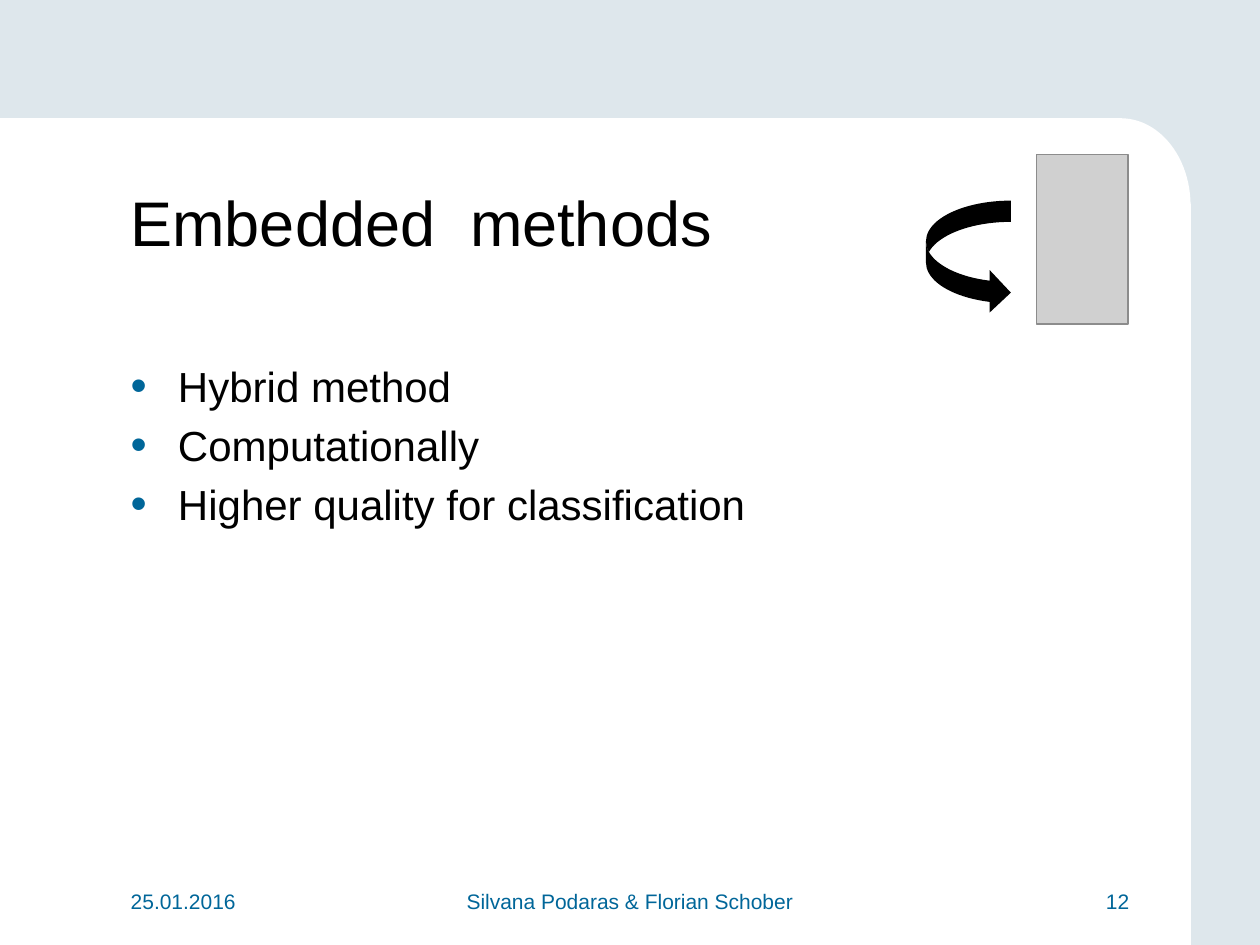
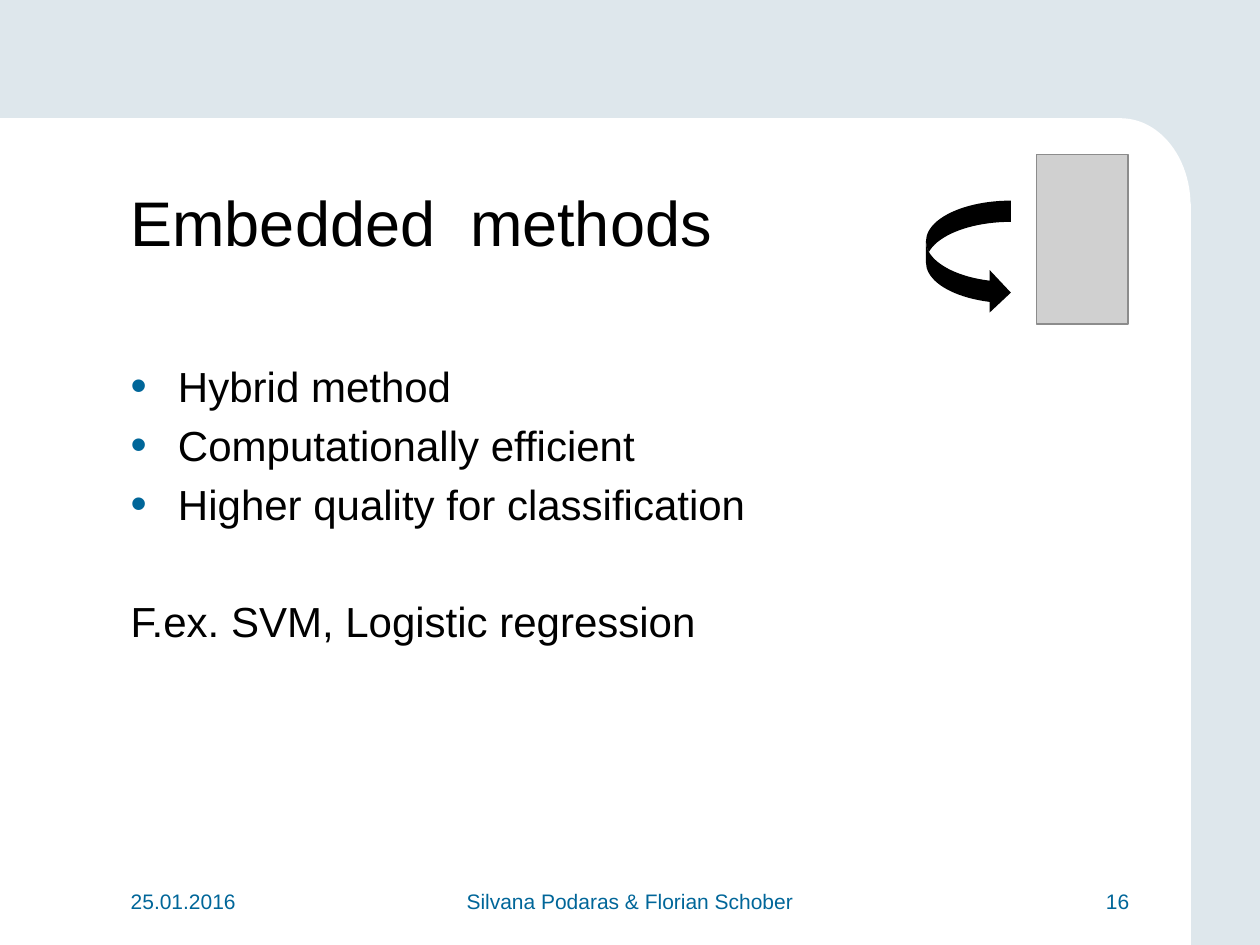
Before and after one commit to teretrus/VisSeminar, a slide deck: slide 16 of presentation/Presentation.pptx (slide 12 before the commit). Drawn at 1260x945 pixels with LibreOffice and Linux fonts; fonts in the diff are those of the drawing; grey boxes stand for pictures; background and template pictures are left out. Boxes give left, top, right and bottom in pixels: in the first picture for what was removed or moved away, otherwise in the second. Text is boxed around its words. In the diff, an @@ line names an element or a change of style, - is before the commit and + after.

```diff
--- a/presentation/Presentation.pptx
+++ b/presentation/Presentation.pptx
@@ text at bbox=[178, 430, 635, 469]: text changed @@
-• Computationally
+• Computationally efficient
@@ text at bbox=[131, 606, 695, 646]: paragraph added @@
+F.ex. SVM, Logistic regression
@@ page number at bbox=[1106, 894, 1129, 910]: text changed @@
-12
+16
```
Also in this commit, not shown: 1 other slide changed, 5 slides added.
